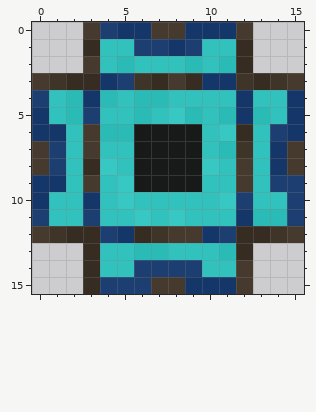
One commit to this pixel-art sprite: src/main/resources/assets/integratedtunnels/textures/parts/importer_world_energy_inactive.png. Above: the version before the commit.
The file is 16x16 pixels. Colours within 5 levels of each other are drawn and written as one.
And afterwards:
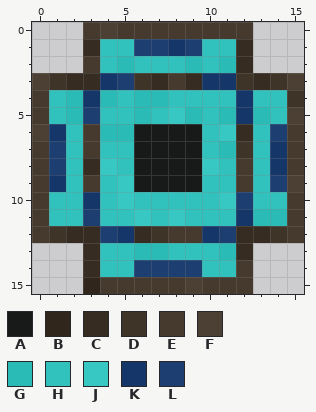
Palette (. is transparent): A #171a19  B #30261c  C #362c22  D #3f3428  E #463a2e  F #4c4034  G #2bbbb6  H #32c2bd  J #38c8c3  K #143669  L #1c3e71
Commit: Don't show edge colors on inactive world parts
The exact change:
{"y":0,"x":4,"old":"LKK","new":"FEE"}
{"y":0,"x":9,"old":"KKK","new":"EEE"}
{"y":3,"x":0,"old":"E","new":"F"}
{"y":3,"x":15,"old":"E","new":"F"}
{"y":4,"x":0,"old":"L","new":"E"}
{"y":4,"x":15,"old":"K","new":"D"}
{"y":5,"x":0,"old":"K","new":"E"}
{"y":5,"x":15,"old":"K","new":"F"}
{"y":6,"x":0,"old":"K","new":"F"}
{"y":6,"x":15,"old":"K","new":"E"}
{"y":9,"x":0,"old":"K","new":"E"}
{"y":9,"x":15,"old":"L","new":"F"}
{"y":10,"x":0,"old":"K","new":"E"}
{"y":10,"x":15,"old":"L","new":"E"}
{"y":11,"x":0,"old":"L","new":"E"}
{"y":11,"x":15,"old":"L","new":"E"}
{"y":15,"x":3,"old":"CLLL","new":"BEEE"}
{"y":15,"x":9,"old":"KKK","new":"FEE"}
{"label":"changed","picture_box":[32,22,236,226]}
{"label":"changed","picture_box":[287,73,304,226]}
{"label":"changed","picture_box":[83,277,236,294]}
